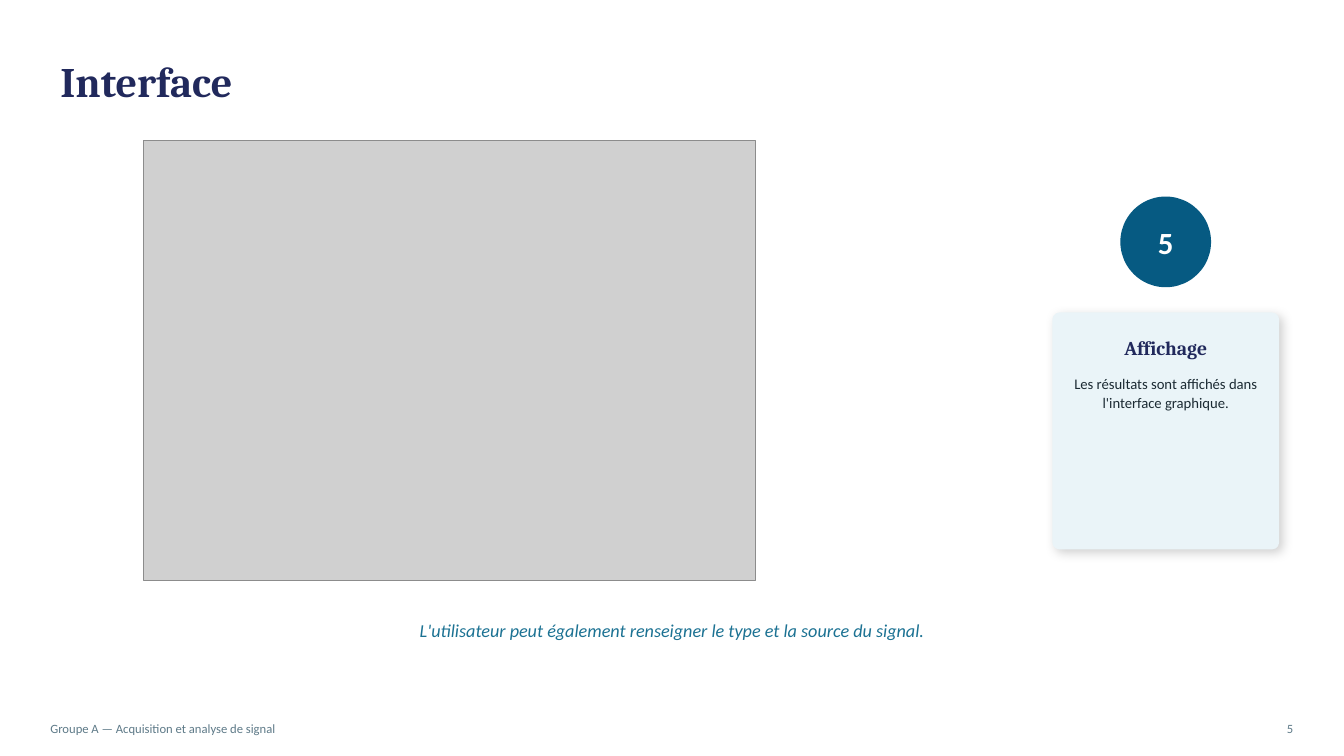
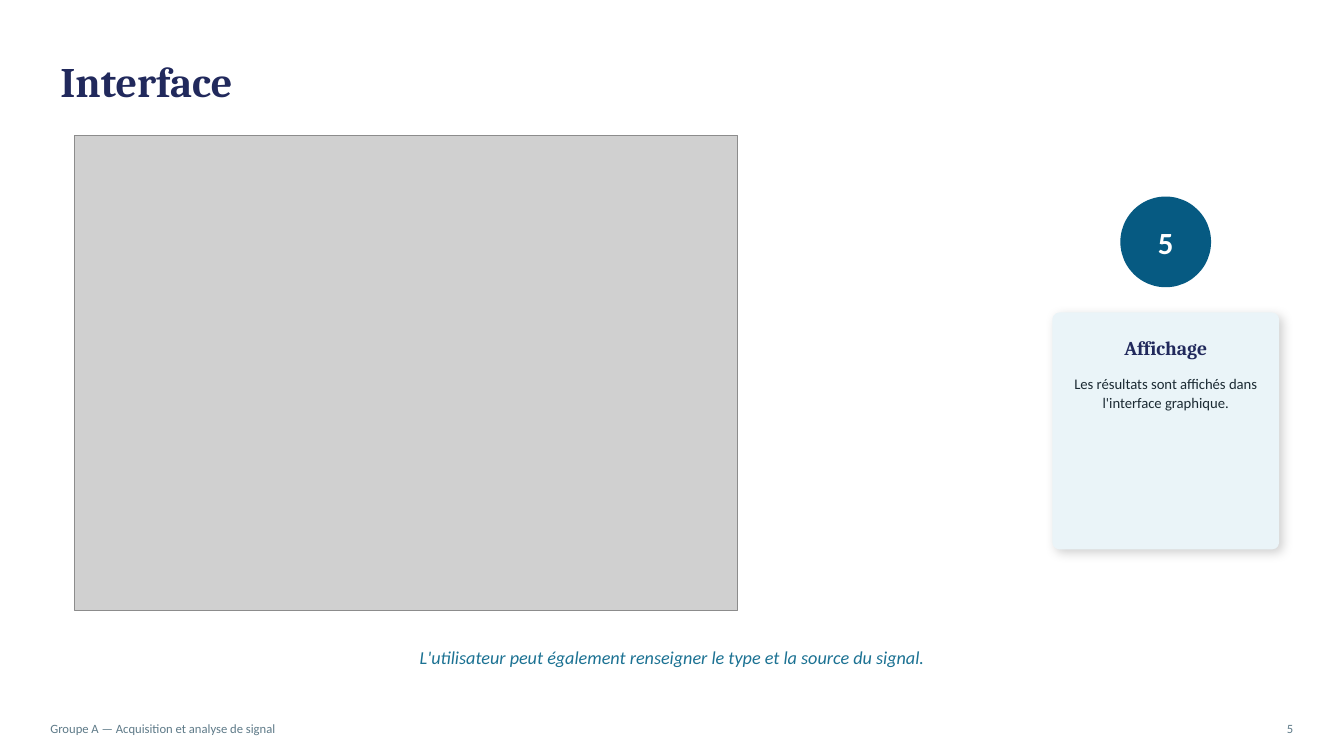
Before and after one commit to ClementBaty/m2_2025-2026, a slide deck: slide 7 of Presentation_Projet_Groupe_A.pptx (slide 6 before the commit). Drawn at 1344x756 pixels with LibreOffice and Linux fonts; fonts in the diff are those of the drawing; grey boxes stand for pictures. Boxes give left, top, right and bottom in pixels: in the first picture for what was removed or moved away, otherwise in the second. Text is boxed around its words. In the diff, an @@ line names an element or a change of style, - is before the commit and + after.

```diff
--- a/Presentation_Projet_Groupe_A.pptx
+++ b/Presentation_Projet_Groupe_A.pptx
@@ picture: place and size @@
-picture at [143,140,756,580]
+picture at [75,135,738,611]
@@ text "L'utilisateur peut également renseigner le ...": place and size @@
-text "L'utilisateur peut également renseigner le ..." at [420,624,924,640]
+text "L'utilisateur peut également renseigner le ..." at [420,651,924,667]
```
Also in this commit, not shown: 3 other slides changed, 1 slide added.
